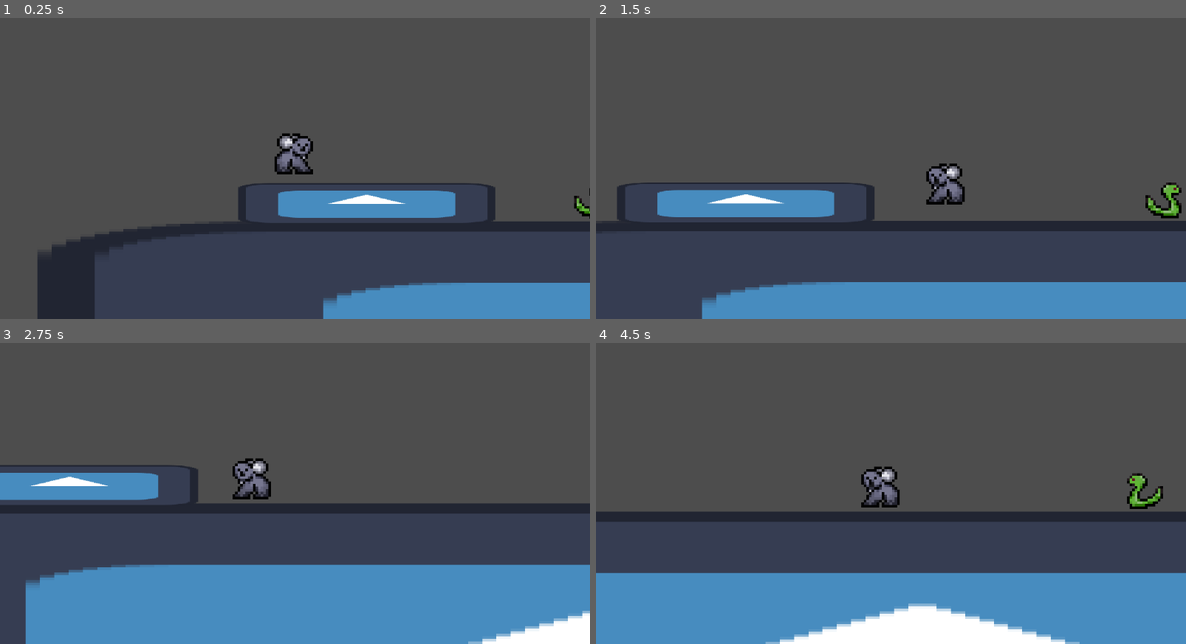
Above: before the commit, frames 1-4 (two rows, left to right).
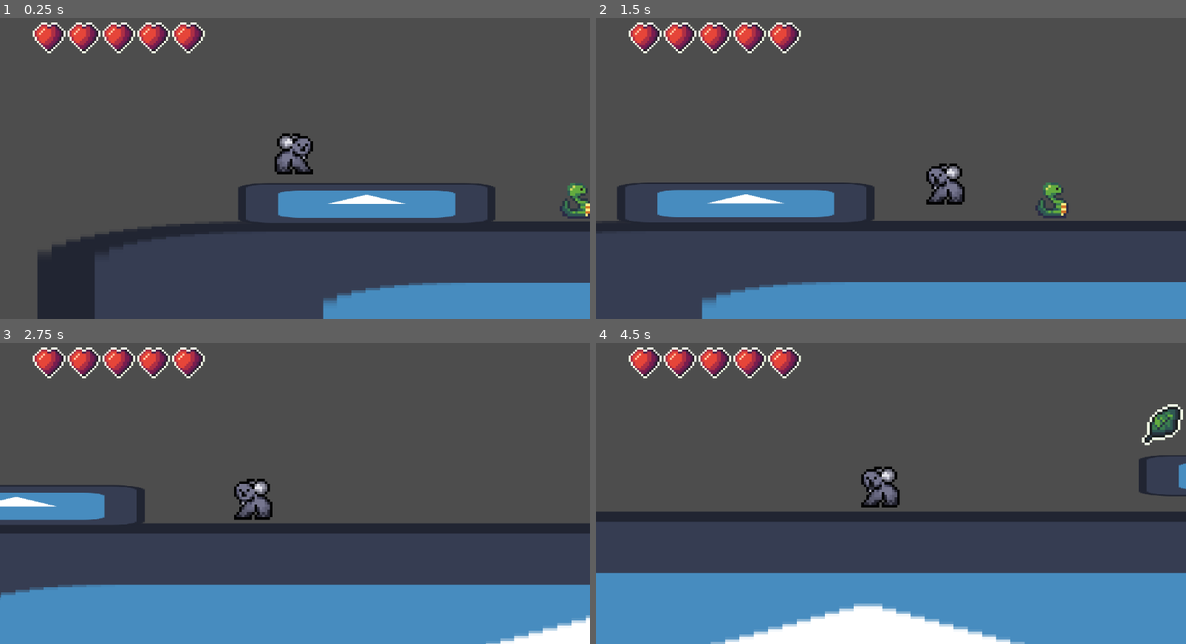
Above: after the commit, the same moments.

Repository: JeremyLikesCats/SuperKoalaRun
Game: Godot game, scene res://Scenes & Scripts/Levels/level_test.tscn
Two runs of this game, one before a commit and one after it. Both use one fixed random seed, a clock stepped at 60 frames per second and the inputs below. The engine's default icon, where the game draws it, is replaced by a stand-in: a white triangle on a blue panel in a dark square.
Inputs:
- Up to frame 1 (0.25 s): no input
- Up to frame 2 (1.5 s): hold D (Right) from 0.53 s (still down); tap Space (Jump) at 0.77 s
- Up to frame 3 (2.75 s): tap Space (Jump) at 1.52 s; release D (Right) at 2.03 s; hold A (Left) from 2.03 s (still down)
- Up to frame 4 (4.5 s): release A (Left) at 2.78 s; hold D (Right) 2.78-4.28 s; tap Space (Jump) at 3.02, 3.77 s; hold A (Left) from 4.28 s (still down)

The runs differ from the first frame. In frame 1, 2.4% of the frame differs, in the area x 5-100%, y 1-67%; in frame 2, 2.8%; in frame 3, 20%, in the area x 0-100%, y 1-100%; in frame 4, 6.0%.

Commit message:
New snake and more stable feet

Diff:
--- a/Scenes & Scripts/Characters/golden_leaf.tscn
+++ b/Scenes & Scripts/Characters/golden_leaf.tscn
@@ -1,7 +1,7 @@
 [gd_scene load_steps=4 format=3 uid="uid://b50i28q4ktvwj"]
 
 [ext_resource type="Script" uid="uid://d33dq8lffvkem" path="res://Scenes & Scripts/Characters/scripts/golden_leaf.gd" id="1_qhyx7"]
-[ext_resource type="Texture2D" uid="uid://bfe228fhcpmxb" path="res://Assets/Sprite-0004.png" id="2_la4u4"]
+[ext_resource type="Texture2D" uid="uid://dqe566t1dpsf" path="res://Assets/Leaf.png" id="2_qhyx7"]
 
 [sub_resource type="RectangleShape2D" id="RectangleShape2D_f43xc"]
 size = Vector2(15, 15)
@@ -14,6 +14,6 @@
 shape = SubResource("RectangleShape2D_f43xc")
 
 [node name="Sprite2D" type="Sprite2D" parent="."]
-texture = ExtResource("2_la4u4")
+texture = ExtResource("2_qhyx7")
 
 [connection signal="body_entered" from="." to="." method="_on_body_entered"]
--- a/Scenes & Scripts/Characters/player.tscn
+++ b/Scenes & Scripts/Characters/player.tscn
@@ -62,14 +62,28 @@
 
 [node name="Feet" type="Node2D" parent="."]
 
+[node name="Feet3" type="RayCast2D" parent="Feet"]
+position = Vector2(0, 1)
+target_position = Vector2(0, 8)
+collision_mask = 8
+collide_with_areas = true
+
 [node name="Feet2" type="RayCast2D" parent="Feet"]
-position = Vector2(-8, 0)
+position = Vector2(-9, 1)
 target_position = Vector2(0, 8)
 collision_mask = 8
 collide_with_areas = true
 
 [node name="Feet" type="RayCast2D" parent="Feet"]
-position = Vector2(7, 0)
+position = Vector2(8, 1)
 target_position = Vector2(0, 8)
 collision_mask = 8
 collide_with_areas = true
+
+[node name="GUI" type="CanvasLayer" parent="."]
+
+[node name="HealthBar" type="HBoxContainer" parent="GUI"]
+offset_left = 64.0
+offset_top = 64.0
+offset_right = 384.0
+offset_bottom = 128.0
--- a/Scenes & Scripts/Characters/scripts/killzone.gd
+++ b/Scenes & Scripts/Characters/scripts/killzone.gd
@@ -5,12 +5,15 @@
 var knockback_direction = 1
 @export var damage = 1
 @export var knockback = true
+@export var instakill = false
 
 func _on_body_entered(body: Node2D) -> void:
-	if body.is_in_group("Player") and body.get_node("InvincibilityTimer").is_stopped():
-		body.damage(damage)
-		# Knockback
-		if knockback:
-			body.knockback(150 * knockback_direction, -100)
-		# Start invincibility timer
-		body.get_node("InvincibilityTimer").start()
+	if instakill:
+		if body.is_in_group("Player"):
+			body.die()
+	else:
+		if body.is_in_group("Player") and body.get_node("InvincibilityTimer").is_stopped():
+			body.damage(damage)
+			# Knockback
+			if knockback:
+				body.knockback(150 * knockback_direction, -100)
--- a/Scenes & Scripts/Characters/scripts/player.gd
+++ b/Scenes & Scripts/Characters/scripts/player.gd
@@ -22,12 +22,23 @@
 var knockback_x = 0
 var knockback_y = 0
 
-var health = 5
+@onready var health = 5
 
 @onready var animated_sprite_2d: AnimatedSprite2D = $AnimatedSprite2D
 @onready var knockback_timer: Timer = $KnockbackTimer
 @onready var invincibility_timer: Timer = $InvincibilityTimer
 @onready var feet = $Feet.get_children()
+@onready var health_bar: HBoxContainer = $GUI/HealthBar
+
+func _ready() -> void:
+	load_hud()
+
+func load_hud() -> void:
+	for hitpoint in range(health):
+		var heart = TextureRect.new()
+		heart.texture = load("res://Assets/Heart.png")
+		heart.expand_mode = TextureRect.EXPAND_FIT_WIDTH
+		health_bar.add_child(heart)
 
 func _process(delta: float) -> void:
 	move(delta)
@@ -98,12 +109,17 @@
 		knockback_x = velocity.x
 	if knockback_y == null:
 		knockback_y = velocity.y
-	$KnockbackTimer.start()
+	knockback_timer.start()
 
 func damage(hitpoints: int):
 	health -= hitpoints
+	invincibility_timer.start()
 	if health <= 0:
 		die()
+	# UPDATE HUD
+	for heart in health_bar.get_children().slice((health), MAX_HEALTH):
+		print(heart)
+		heart.texture = load("res://Assets/empty_heart.png")
 
 func die():
 	get_tree().reload_current_scene()
--- a/Scenes & Scripts/Characters/scripts/snake.gd
+++ b/Scenes & Scripts/Characters/scripts/snake.gd
@@ -1,6 +1,6 @@
 extends Node2D
 
-const SPEED = 60
+@export var SPEED = 60
 
 var direction = 1
 
--- a/Scenes & Scripts/Characters/snake.tscn
+++ b/Scenes & Scripts/Characters/snake.tscn
@@ -12,14 +12,6 @@
 atlas = ExtResource("1_1gjdf")
 region = Rect2(16, 0, 16, 16)
 
-[sub_resource type="AtlasTexture" id="AtlasTexture_6jwm7"]
-atlas = ExtResource("1_1gjdf")
-region = Rect2(32, 0, 16, 16)
-
-[sub_resource type="AtlasTexture" id="AtlasTexture_pseeq"]
-atlas = ExtResource("1_1gjdf")
-region = Rect2(48, 0, 16, 16)
-
 [sub_resource type="SpriteFrames" id="SpriteFrames_tir4d"]
 animations = [{
 "frames": [{
@@ -28,16 +20,10 @@
 }, {
 "duration": 1.0,
 "texture": SubResource("AtlasTexture_sc25s")
-}, {
-"duration": 1.0,
-"texture": SubResource("AtlasTexture_6jwm7")
-}, {
-"duration": 1.0,
-"texture": SubResource("AtlasTexture_pseeq")
 }],
 "loop": true,
 "name": &"default",
-"speed": 5.0
+"speed": 2.0
 }]
 
 [sub_resource type="RectangleShape2D" id="RectangleShape2D_u1dax"]
@@ -50,6 +36,7 @@
 collision_layer = 9
 collision_mask = 9
 script = ExtResource("1_c3qfb")
+SPEED = 30
 
 [node name="AnimatedSprite2D" type="AnimatedSprite2D" parent="."]
 sprite_frames = SubResource("SpriteFrames_tir4d")
--- a/Scenes & Scripts/Levels/level_1.tscn
+++ b/Scenes & Scripts/Levels/level_1.tscn
@@ -1,13 +1,11 @@
-[gd_scene load_steps=13 format=3 uid="uid://wnhyue7ka2ja"]
+[gd_scene load_steps=10 format=3 uid="uid://wnhyue7ka2ja"]
 
 [ext_resource type="Texture2D" uid="uid://80dn2pexkiwe" path="res://Assets/GrasslandTileMap.png" id="1_s6k22"]
 [ext_resource type="PackedScene" uid="uid://b8qirrg0fdf2f" path="res://Scenes & Scripts/Characters/player.tscn" id="2_yahll"]
 [ext_resource type="PackedScene" uid="uid://cigk5wr4e4tsb" path="res://Scenes & Scripts/Characters/killzone.tscn" id="4_576p1"]
 [ext_resource type="PackedScene" uid="uid://c1k44u1c0dinu" path="res://Scenes & Scripts/Characters/snake.tscn" id="5_7xudw"]
 [ext_resource type="PackedScene" uid="uid://b50i28q4ktvwj" path="res://Scenes & Scripts/Characters/golden_leaf.tscn" id="6_4ago1"]
-[ext_resource type="PackedScene" uid="uid://batssswxc7724" path="res://Scenes & Scripts/Characters/lava_blob.tscn" id="6_fqbi2"]
-[ext_resource type="Script" uid="uid://sg5cge71dgy6" path="res://Scenes & Scripts/Characters/scripts/health.gd" id="7_576p1"]
-[ext_resource type="Texture2D" uid="uid://c42m6jilds3nu" path="res://Assets/Heart.png" id="8_bm7ya"]
+[ext_resource type="PackedScene" path="res://Scenes & Scripts/Characters/lava_blob.tscn" id="6_fqbi2"]
 
 [sub_resource type="TileSetAtlasSource" id="TileSetAtlasSource_jlc67"]
 texture = ExtResource("1_s6k22")
@@ -86,9 +84,6 @@
 [sub_resource type="WorldBoundaryShape2D" id="WorldBoundaryShape2D_xvudc"]
 distance = -87.0
 
-[sub_resource type="Theme" id="Theme_576p1"]
-default_font_size = 100
-
 [node name="level_1" type="Node2D"]
 
 [node name="TileMap" type="TileMap" parent="."]
@@ -100,29 +95,14 @@
 position = Vector2(-11, -23)
 
 [node name="Killzone" parent="." instance=ExtResource("4_576p1")]
-damage = 1000
+knockback = false
+instakill = true
 
 [node name="CollisionShape2D" type="CollisionShape2D" parent="Killzone"]
 shape = SubResource("WorldBoundaryShape2D_xvudc")
 
 [node name="lava_blob" parent="." instance=ExtResource("6_fqbi2")]
 position = Vector2(484, -24)
-
-[node name="GUI" type="CanvasLayer" parent="."]
-
-[node name="Health" type="Label" parent="GUI"]
-offset_left = 111.0
-offset_top = -17.0
-offset_right = 421.0
-offset_bottom = 120.0
-theme = SubResource("Theme_576p1")
-text = "health"
-script = ExtResource("7_576p1")
-
-[node name="Heart" type="Sprite2D" parent="GUI"]
-position = Vector2(54.5, 51.5)
-scale = Vector2(5.9375, 5.3125)
-texture = ExtResource("8_bm7ya")
 
 [node name="Golden Leafs" type="Node" parent="."]
 
Binary file changed: Assets/Heart.png
Binary file added: Assets/Leaf.aseprite
Binary file added: Assets/Leaf.png
Not shown, added: Assets/Leaf.png.import
Binary file changed: Assets/Sprite-0003-Sheet.png
Binary file added: Assets/empty_heart.aseprite
Binary file added: Assets/empty_heart.png
Not shown, added: Assets/empty_heart.png.import
Not shown: 1 places in Scenes & Scripts/Characters/snake.tscn that only renumber resources
